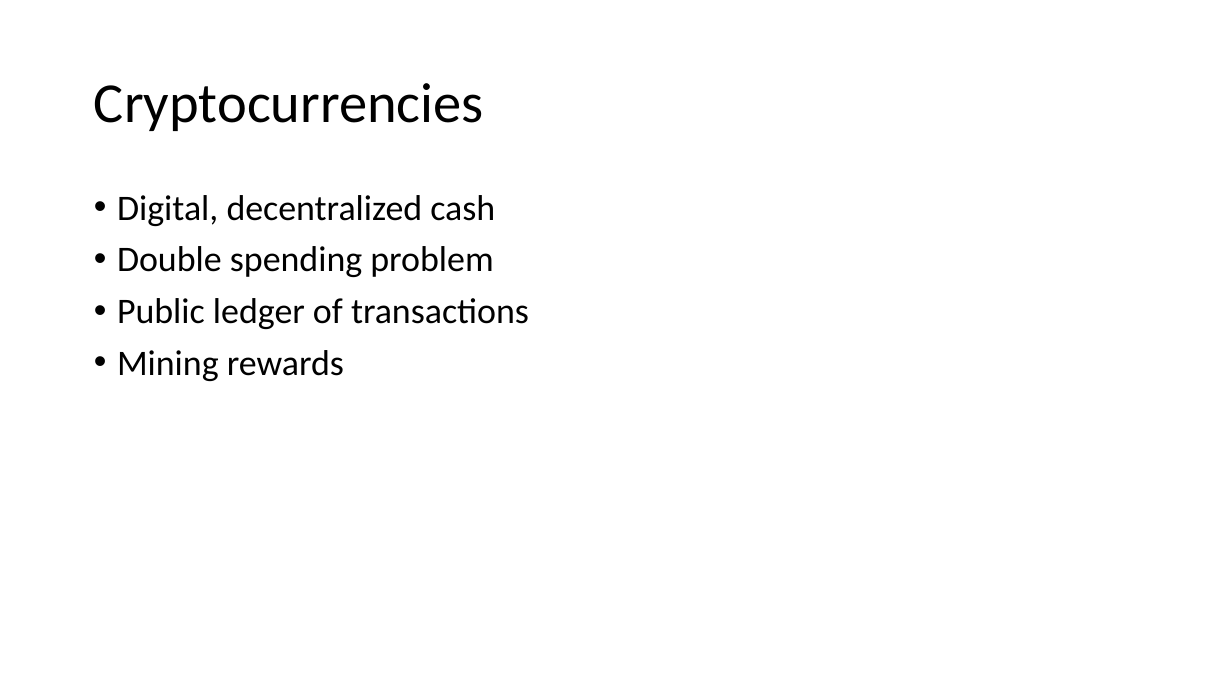
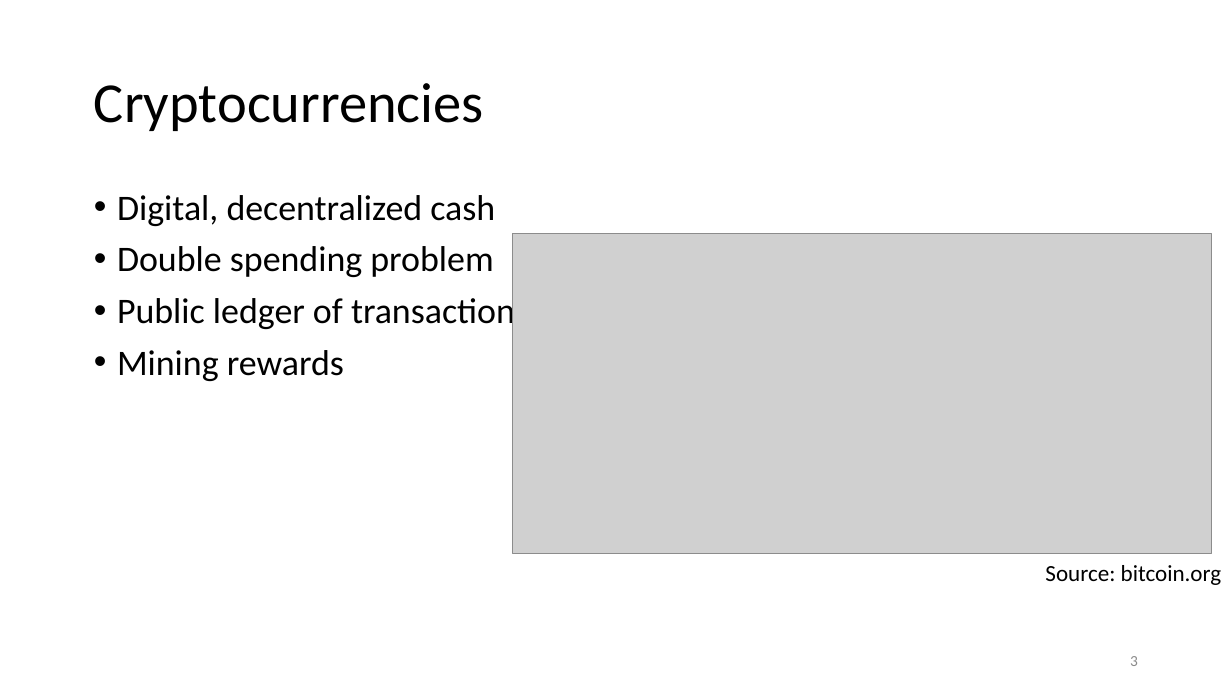
Before and after one commit to ewust/DDoSCoin, a slide deck: slide 3 of presentation/DDoSCoin.pptx. Drawn at 1232x693 pixels with LibreOffice and Linux fonts; fonts in the diff are those of the drawing; grey boxes stand for pictures. Boxes give left, top, right and bottom in pixels: in the first picture for what was removed or moved away, otherwise in the second. Text is boxed around its words. In the diff, an @@ line names an element or a change of style, - is before the commit and + after.

```diff
--- a/presentation/DDoSCoin.pptx
+++ b/presentation/DDoSCoin.pptx
@@ picture added at [513, 234, 1212, 554] @@
@@ text added at [1045, 565, 1222, 585], 18 pt, text #000000 @@
+Source: bitcoin.org
@@ page number added at [1130, 656, 1138, 666], 12 pt, text #8C8C8C @@
+3
```
Also in this commit, not shown: 15 other slides changed, 2 slides added, 1 slide removed.
